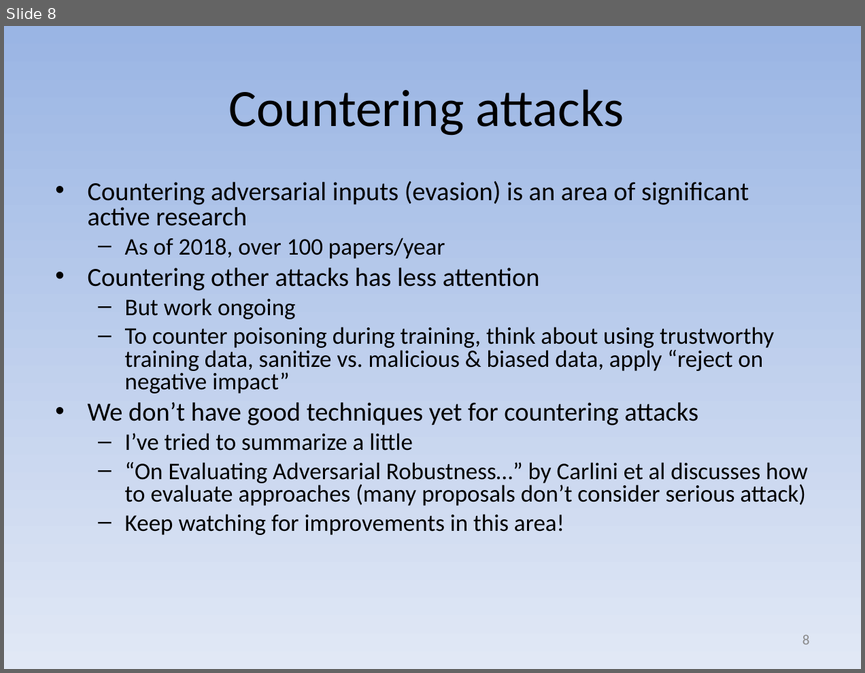
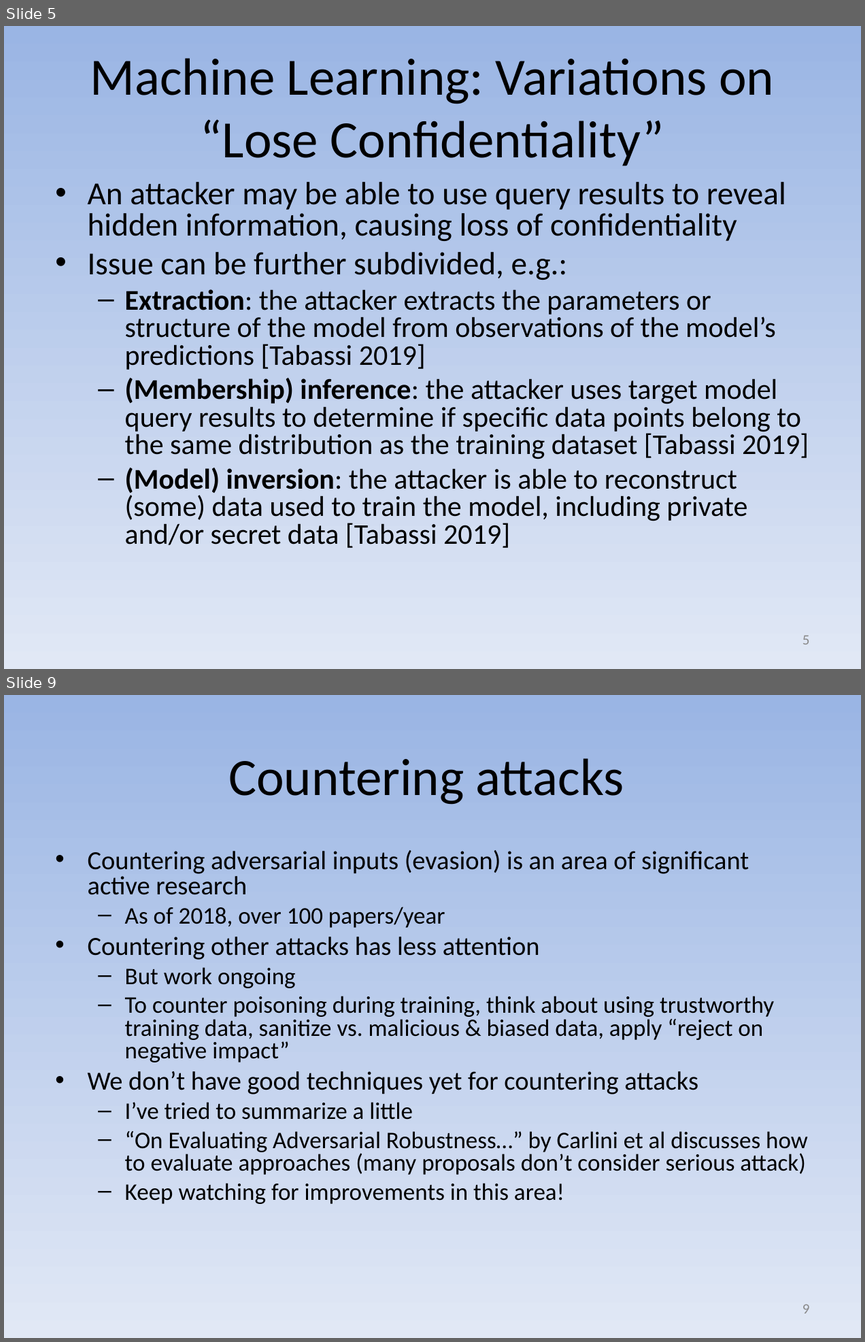
Before and after one commit to david-a-wheeler/david-a-wheeler.github.io, a slide deck: secure-class/presentations/Secure-Software-10-Misc.ppt. Shown one above the other, each under a label of ours: slide 8 before the commit, slides 5 and 9 after it; the slides between them are not shown. The pictures are 865x673 and 865x1342 pixels, drawn with LibreOffice and Linux fonts; fonts in the diff are those of the drawing. Boxes give left, top, right and bottom in pixels: in the first picture for what was removed or moved away, otherwise in the second. Text is boxed around its words. In the diff, an @@ line names an element or a change of style, - is before the commit and + after.

```diff
--- a/secure-class/presentations/Secure-Software-10-Misc.ppt
+++ b/secure-class/presentations/Secure-Software-10-Misc.ppt
@@ slide 5 added at bbox=[4, 26, 861, 669], background gradient #9AB5E4 to #E1E8F5 @@
@@ title added at bbox=[90, 58, 774, 166], 44 pt, text #000000 @@
+Machine Learning: Variations on “Lose Confidentiality”
@@ text added at bbox=[88, 182, 808, 548], 24 pt, text #000000 @@
+• An attacker may be able to use query results to reveal hidden information, causing loss of confidentiality
+• Issue can be further subdivided, e.g.:
+  – Extraction: the attacker extracts the parameters or structure of the model from observations of the model’s predictions [Tabassi 2019]
+  – (Membership) inference: the attacker uses target model query results to determine if specific data points belong to the same distribution as the training dataset [Tabassi 2019]
+  – (Model) inversion: the attacker is able to reconstruct (some) data used to train the model, including private and/or secret data [Tabassi 2019]
@@ page number added at bbox=[802, 635, 810, 644], 12 pt, text #898989 @@
+5
@@ what was slide 8 is now slide 9 @@
@@ page number at bbox=[802, 1304, 810, 1313]: text changed @@
-8
+9
```
Also in this commit, not shown: 6 slides changed, 1 other file.
